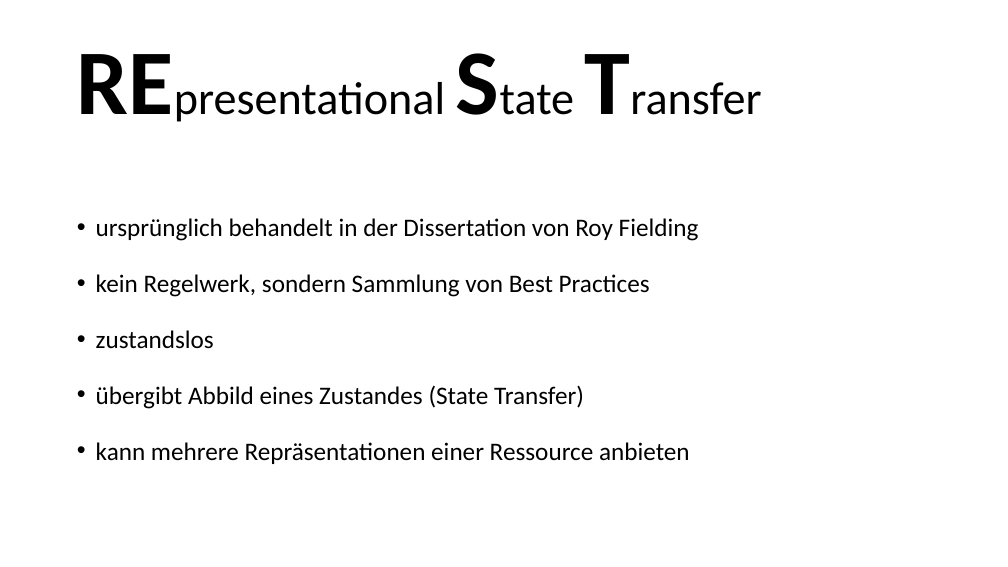
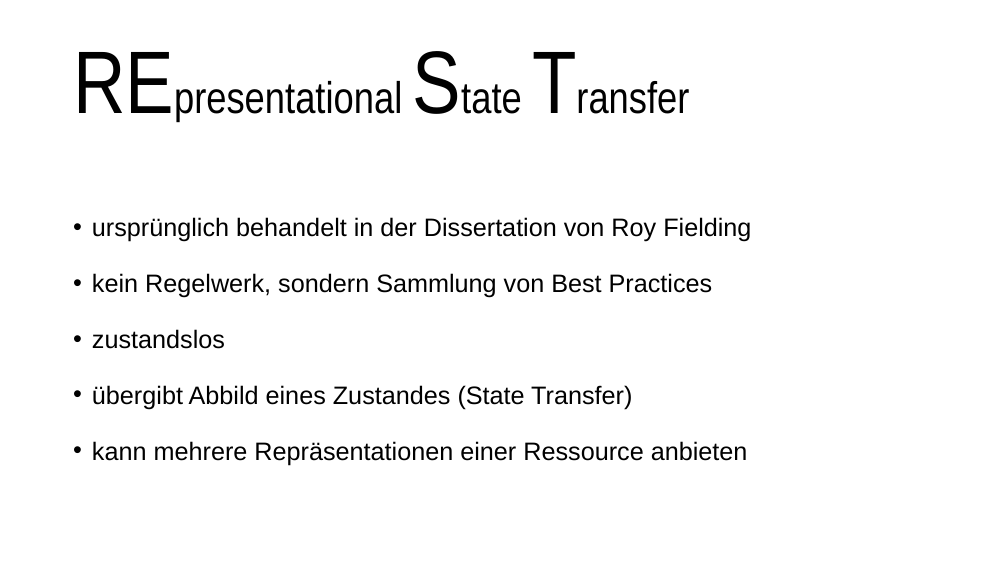
Before and after one commit to nordlb-public/techtalks, a slide deck: slide 17 of 01-api-design/präsentation.pptx (slide 14 before the commit). Drawn at 1008x567 pixels with LibreOffice and Linux fonts; fonts in the diff are those of the drawing. Boxes give left, top, right and bottom in pixels: in the first picture for what was removed or moved away, otherwise in the second. Text is boxed around its words. In the diff, an @@ line names an element or a change of style, - is before the commit and + after.

```diff
--- a/01-api-design/präsentation.pptx
+++ b/01-api-design/präsentation.pptx
@@ title "REpresentational State Transfer" at (x1=70, y1=30, x2=939, y2=140): size 88 to 84.5 pt, size 44 to 42.2 pt, bold off in "REpresentational State Transfer"; font Calibri to Arial Narrow @@
@@ text "ursprünglich behandelt in der Dissertation ..." at (x1=92, y1=217, x2=751, y2=465): font Calibri to Arial @@
```
Also in this commit, not shown: 20 other slides changed, 11 slides added, 1 other file.
